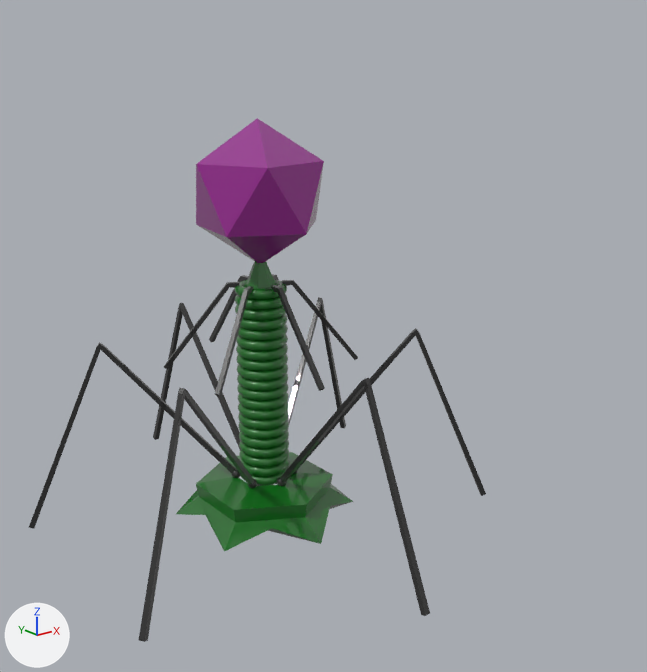
Before and after pictures for a commit that changed the glTF model Project Code/ARSchoolBook/app/src/main/assets/virus.glb.
The view is the same before and after, from a 50 mm camera at (-7.0, -10.16, 6.67) aimed at (0.86, -0.34, 2.74). Every picture has the same lights, and +X, +Y and +Z are marked at lower left. Where no turn or scale is listed for an object, it has been applied to the vertices.

Script lines for the objects in view, before the commit:
```python
mat_material = principled_material('Material')
mat_material.base_color = (0.296, 0.0, 0.266)  # purple #94008d
mat_material.roughness = 0.4
mat_material.coat_weight = 1.0
me_vert_011 = bpy.data.meshes.new('Vert.011')
me_vert_011.from_pydata(...)  # 16294 vertices, 34310 faces; spans x -2.78..3.3, y -3.64..3.33, z -3.59..2.27
# faces by material slot: [11040, 23250, 20]
me_vert_011.materials.append(mat_material_002)  # black #212121
me_vert_011.materials.append(mat_material_001)  # dark green #006b11
me_vert_011.materials.append(mat_material)  # purple #94008d
ob_vert_006 = bpy.data.objects.new('Vert.006', me_vert_011)
ob_vert_006.location = (-0.26, 0.15, 3.59)
```
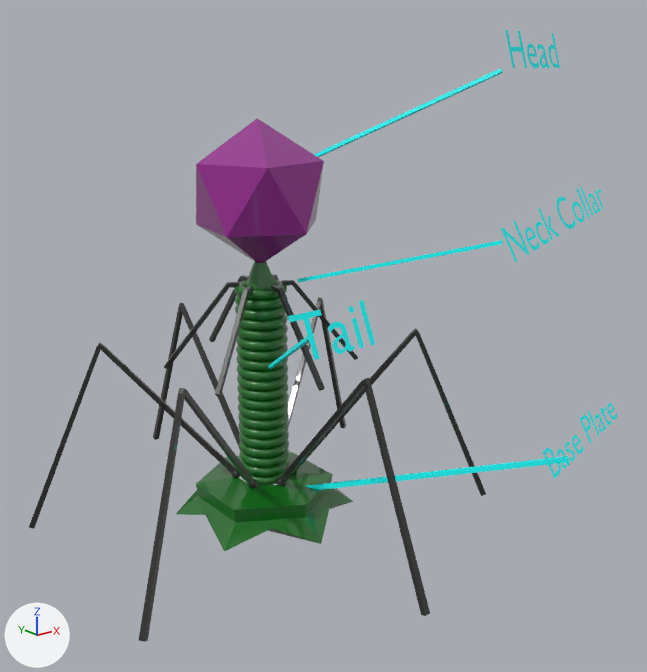
The newer file is also rescaled (x2.165), turned or shifted as a whole; pictures and numbers use the older file's frame.

What differs and where, as boxes [x1, y1, x2, y2] in the pictures (647 x 672 px):
'Vert.006', recoloured, surface changed: [172, 153, 478, 536] in both
'BezierCurve.003', added (cyan): after [305, 456, 569, 490]
'Text.002', added (cyan): after [288, 300, 375, 360]
'Text.001', added (cyan): after [501, 187, 604, 262]
'BezierCurve', added (cyan): after [314, 68, 503, 157]
'BezierCurve.001', added (cyan): after [298, 240, 503, 283]
'Text.003', added (cyan): after [543, 403, 617, 479]
'Text', added (cyan): after [505, 30, 560, 68]
'BezierCurve.002', added: after [268, 334, 314, 369]

What the commit changed:
Material 'Material' (mat_material) changes colour from purple #94008d to cyan #00ffff; in linear values from (0.296, 0.0, 0.266) to (0.0, 1.0, 1.0).
In material 'Material' (mat_material), coat_weight is no longer 1.0.
Material 'Material.003' (mat_material_003) is new.
Its base color is (0.296, 0.0, 0.266) (purple #94008d).
Its roughness is 0.4.
Its coat weight is 1.0.
Material 'Material.009' (mat_material_009) is new.
Its base color is (0.0, 1.0, 1.0) (cyan #00ffff).
Material 'Material.010' (mat_material_010) is new.
Its base color is (0.0, 1.0, 1.0) (cyan #00ffff).
Material 'Material.006' (mat_material_006) is new.
Its base color is (0.0, 1.0, 1.0) (cyan #00ffff).
Material 'Material.005' (mat_material_005) is new.
Its base color is (0.0, 1.0, 1.0) (cyan #00ffff).
Material 'Material.008' (mat_material_008) is new.
Its base color is (0.0, 1.0, 1.0) (cyan #00ffff).
Material 'Material.007' (mat_material_007) is new.
Its base color is (0.0, 1.0, 1.0) (cyan #00ffff).
Material 'Material.004' (mat_material_004) is new.
Its base color is (0.0, 1.0, 1.0) (cyan #00ffff).
me_vert_011 has 16294 vertices, 34310 faces and spans x -2.78..3.3, y -3.64..3.33, z -3.59..2.27.
me_vert_011 no longer uses material mat_material (purple #94008d).
me_vert_011 now uses material mat_material_003 (purple #94008d).
Mesh me_text_003 is new.
It has 904 vertices, 900 faces and spans x -0.02..2.25, y 0.01..0.65, z 0.0..0.44.
It uses material mat_material_009 (cyan #00ffff).
Mesh me_beziercurve_004 is new.
It has 18 vertices, 36 faces and spans x -0.44..2.32, y -2.66..0.46, z -0.12..0.81.
It uses material mat_material_010 (cyan #00ffff).
Mesh me_text_002 is new.
It has 238 vertices, 230 faces and spans x 0.013..1.052, y -0.003..0.217, z -0.006..0.463.
It uses material mat_material_006 (cyan #00ffff).
Mesh me_beziercurve_003 is new.
It has 18 vertices, 36 faces and spans x -0.94..0.17, y -1.98..0.37, z -0.18..1.1.
It uses material mat_material_005 (cyan #00ffff).
Mesh me_text_001 is new.
It has 648 vertices, 632 faces and spans x -0.04..3.19, y 0.01..1.03, z 0.0..0.63.
It uses material mat_material_008 (cyan #00ffff).
Mesh me_beziercurve_002 is new.
It has 18 vertices, 36 faces and spans x -0.24..1.21, y -2.02..0.35, z -0.1..0.67.
It uses material mat_material_007 (cyan #00ffff).
Mesh me_text is new.
It has 363 vertices, 361 faces and spans x 0.024..1.354, y 0.011..0.435, z -0.016..0.434.
It uses material mat_material_004 (cyan #00ffff).
Mesh me_beziercurve_001 is new.
It has 18 vertices, 36 faces and spans x -0.23..1.18, y -1.87..0.34, z -0.17..1.07.
It uses material mat_material (cyan #00ffff).
Object 'Text.003' (ob_text_003) is new; it shows me_text_003.
Its location is (2.11, -3.64, 1.3).
Object 'BezierCurve.003' (ob_beziercurve_003) is new; it shows me_beziercurve_004.
Its location is (0.47, -0.77, 0.55).
Object 'Text.002' (ob_text_002) is new; it shows me_text_002.
Its location is (-1.67, -3.11, 3.6).
Object 'BezierCurve.002' (ob_beziercurve_002) is new; it shows me_beziercurve_003.
Its location is (-0.32, -0.78, 2.65).
Object 'Text.001' (ob_text_001) is new; it shows me_text_001.
Its location is (1.62, -3.15, 4.21).
Object 'BezierCurve.001' (ob_beziercurve_001) is new; it shows me_beziercurve_002.
Its location is (0.42, -0.95, 3.8).
Object 'Text' (ob_text) is new; it shows me_text.
Its location is (1.79, -2.78, 6.52).
Object 'BezierCurve' (ob_beziercurve) is new; it shows me_beziercurve_001.
Its location is (0.79, -0.65, 5.45).
